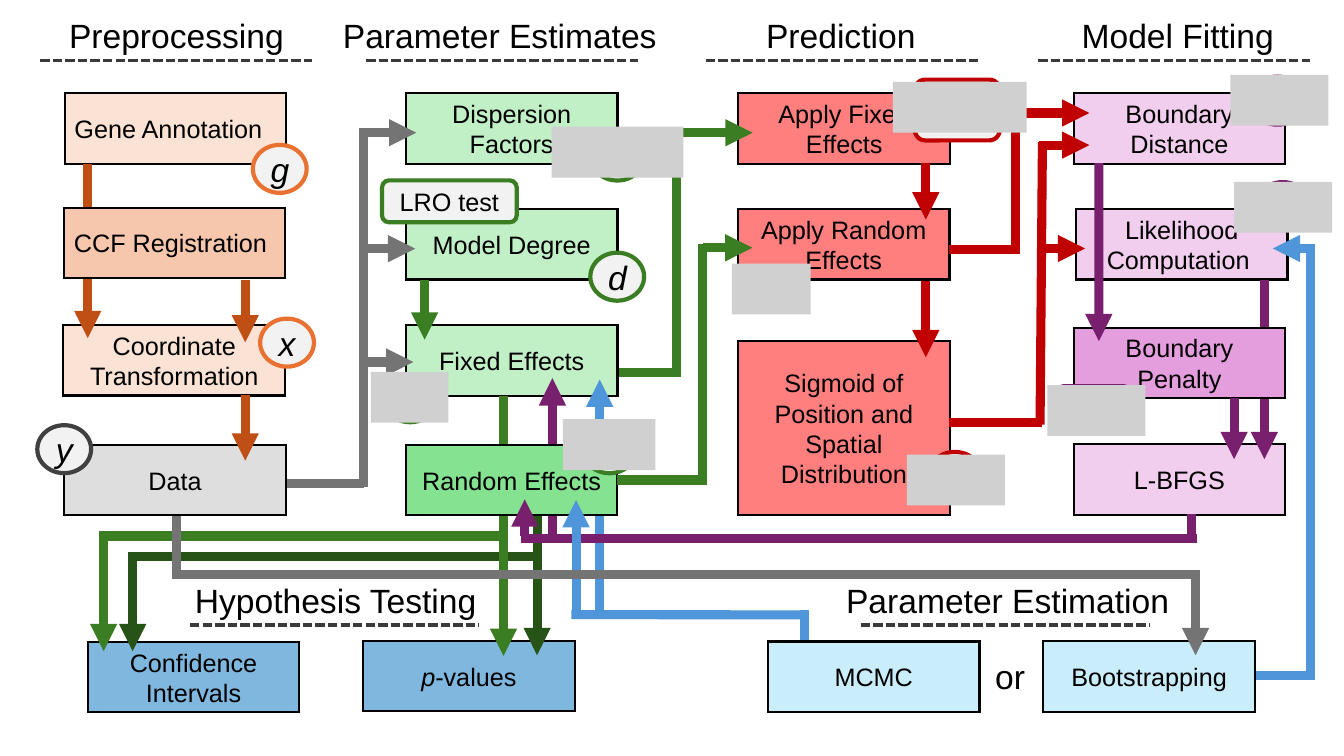
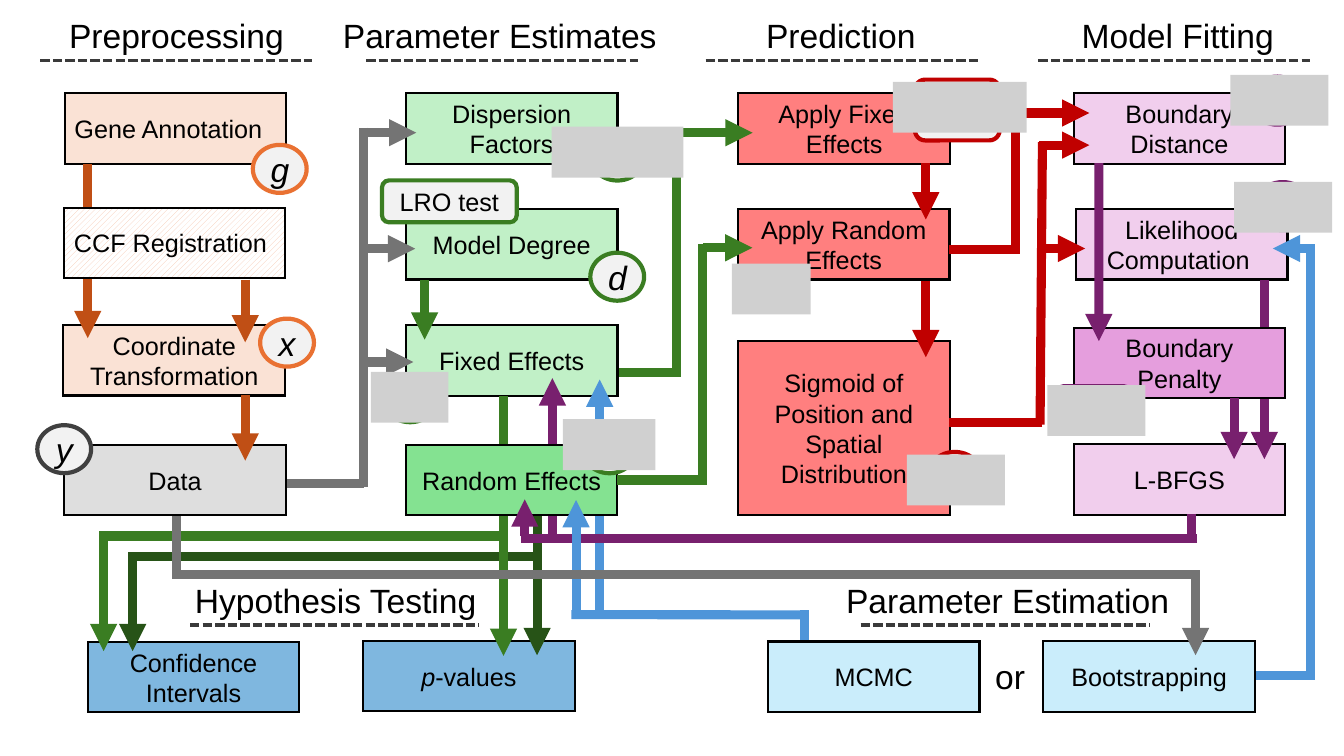
Before and after one commit to Oviedo-Lab/wspmm_methods, a slide deck: slide 1 of figs/fig_modelpipeline.pptx. Drawn at 1344x756 pixels with LibreOffice and Linux fonts; fonts in the diff are those of the drawing; grey boxes stand for pictures. Boxes give left, top, right and bottom in pixels: in the first picture for what was removed or moved away, otherwise in the second. Text is boxed around its words. In the diff, an @@ line names an element or a change of style, - is before the commit and + after.

```diff
--- a/figs/fig_modelpipeline.pptx
+++ b/figs/fig_modelpipeline.pptx
@@ rectangle "CCF Registration" at (64, 208, 285, 278): fill #F6C6AD to pattern #F6C6AD on #FFFFFF @@
```
Also in this commit, not shown: 27 other files.
